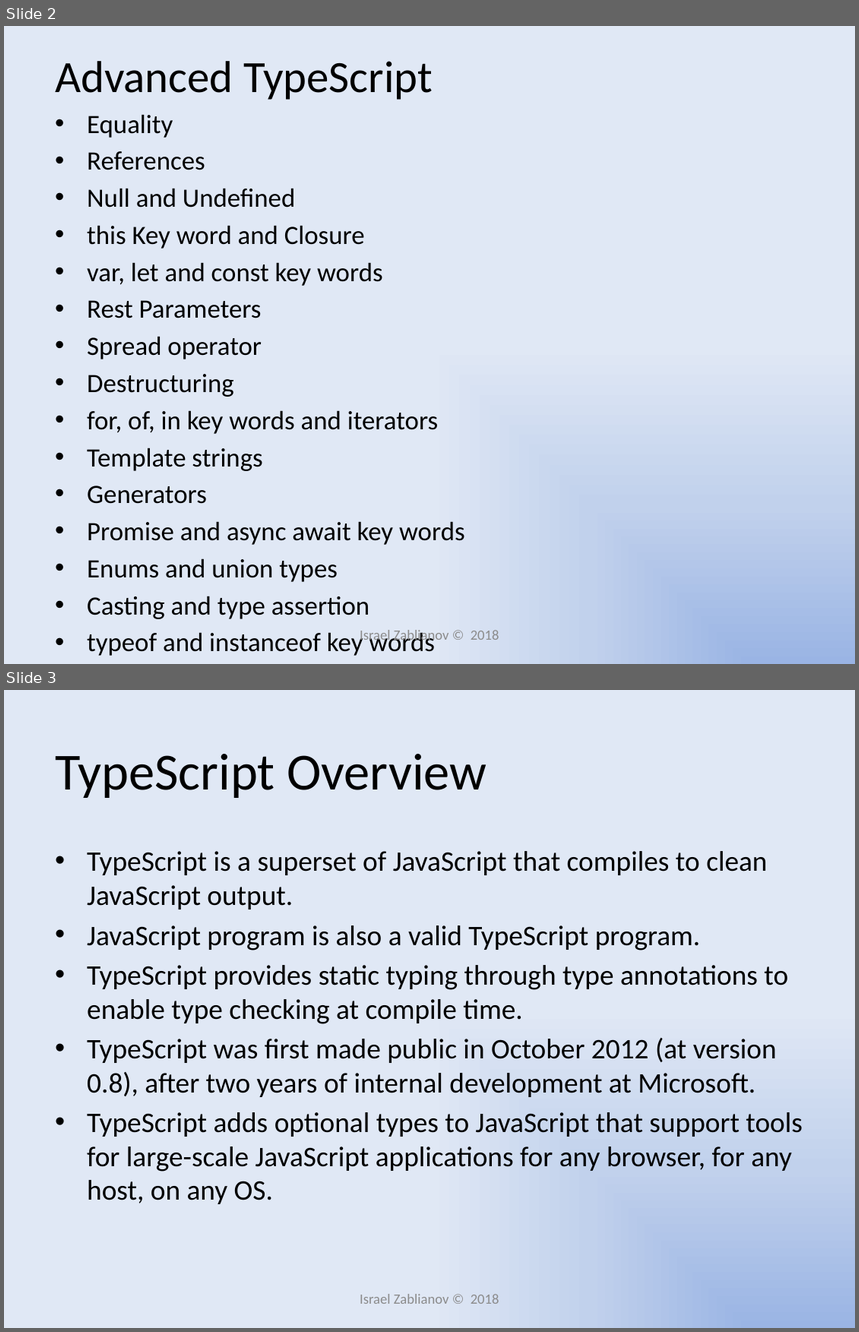
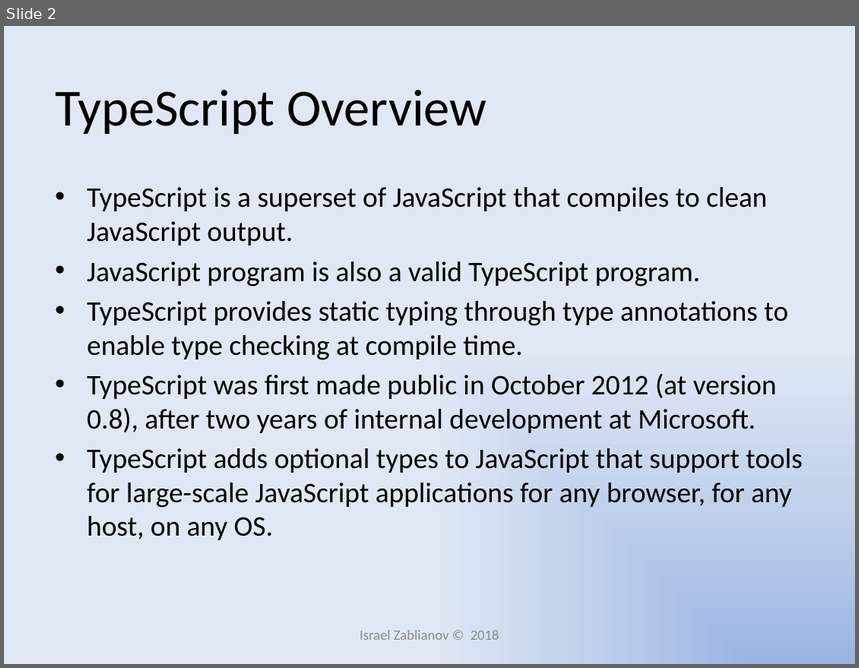
Before and after one commit to IsraelZablianov/TypeScript-Course, a slide deck: Introduction to TypeScript.pptx. Shown one above the other, each under a label of ours: slides 2 and 3 before the commit, slide 2 after it. The pictures are 859x1332 and 859x668 pixels, drawn with LibreOffice and Linux fonts; fonts in the diff are those of the drawing. Boxes give left, top, right and bottom in pixels: in the first picture for what was removed or moved away, otherwise in the second. Text is boxed around its words. In the diff, an @@ line names an element or a change of style, - is before the commit and + after.

```diff
--- a/Introduction to TypeScript.pptx
+++ b/Introduction to TypeScript.pptx
@@ slide 2 removed at [4, 26, 855, 664], background gradient #9AB5E4 to #C2D1ED to #E1E8F5 @@
@@ text removed at [55, 61, 465, 656] @@
-Advanced TypeScript
-• Equality
-• References
-• Null and Undefined
-• this Key word and Closure
-• var, let and const key words
-• Rest Parameters
-• Spread operator
-• Destructuring
-• for, of, in key words and iterators
-• Template strings
-• Generators
-• Promise and async await key words
-• Enums and union types
-• Casting and type assertion
-• typeof and instanceof key words
-And much more…
@@ text removed at [394, 630, 500, 645] @@
-Israel Zablianov © 2018
@@ what was slide 3 is now slide 2 @@
```
Also in this commit, not shown: 1 other file.
